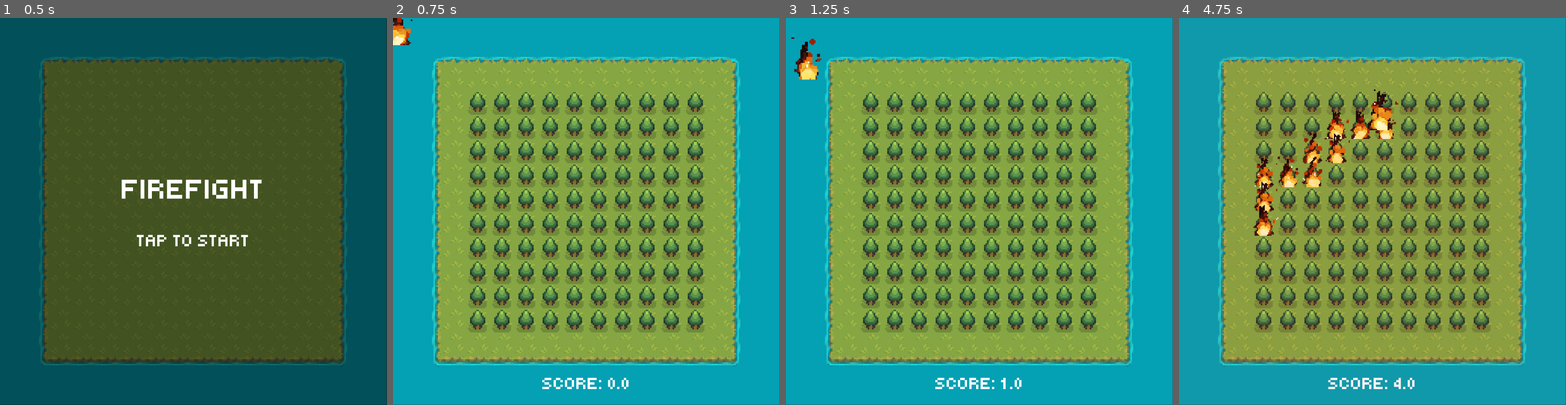
Above: before the commit, frames 1-4 (left to right).
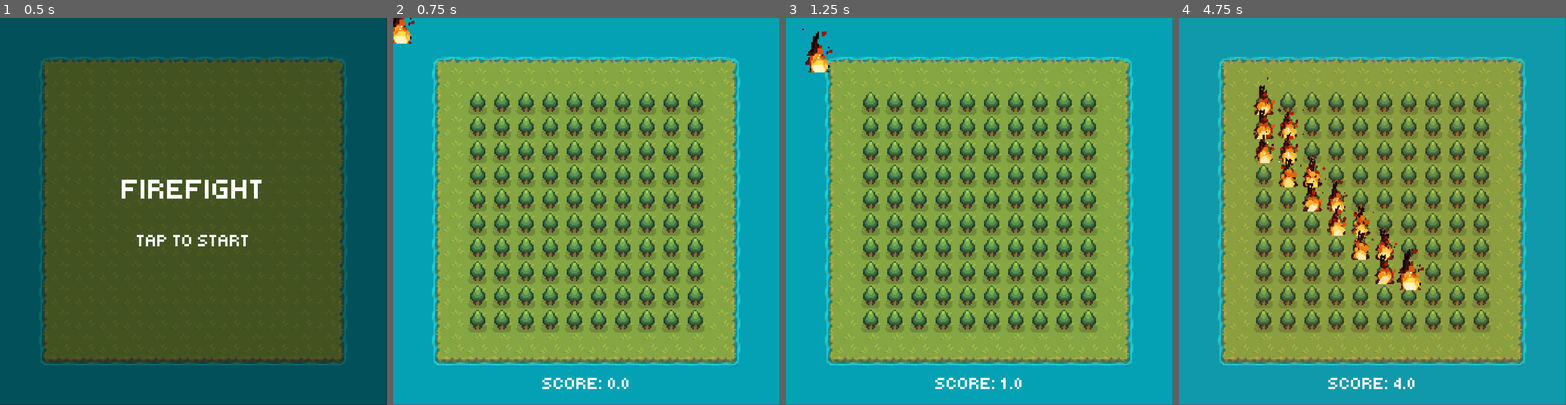
Above: after the commit, the same moments.

Repository: ImAvafe/godot-firefight
Game: Godot game, scene res://scenes/main/main.tscn
Two runs of this game, one before a commit and one after it. Both use one fixed random seed, a clock stepped at 60 frames per second and the inputs below.
Inputs (mouse positions are in pixels of both pictures, inside the frame that each line leads up to):
- Up to frame 1 (0.5 s): no input
- Up to frame 2 (0.75 s): tap Enter at 0.5 s; move the mouse to (671, 192) at 0.52 s; click (671, 192) at 0.6 s
- Up to frame 3 (1.25 s): no input
- Up to frame 4 (4.75 s): move the mouse to (1287, 126) at 1.27 s; click (1287, 126) at 1.35 s; move the mouse to (1287, 149) at 2.02 s; click (1287, 149) at 2.1 s; move the mouse to (1287, 176) at 2.77 s; click (1287, 176) at 2.85 s; move the mouse to (1287, 199) at 3.52 s; click (1287, 199) at 3.6 s; move the mouse to (1287, 223) at 4.27 s; click (1287, 223) at 4.35 s

Frame 1 is identical in both runs. In frame 2, 0.2% of the frame differs, in the area x 0-6%, y 0-8%; in frame 3, 0.7%; in frame 4, 5.5%, in the area x 19-64%, y 15-71%.

Commit message:
Refactor code

Diff:
--- a/scenes/fireball/fireball.gd
+++ b/scenes/fireball/fireball.gd
@@ -1,33 +1,35 @@
 extends Area2D
 
+# Tree target
 @export var target: Node2D:
+	# Chase when set
 	set(value):
 		target = value
 		chase_target()
 
+# Speed of movement
 @export var speed = 1
 
+# Signals for external scripts
 signal hit_target
 signal hit_tree
 
-
-func _ready():
-	area_entered.connect(func(node):
-		hit_tree.emit(node)
-	)
-
-
-func _enter_tree():
-	$AnimatedSprite2D.play()
-
-
+# Move towards target
 func chase_target():
 	var tree_size = target.find_child("Sprite2D").get_rect().size
 	var target_position = target.position - Vector2(0, tree_size.y)
 
 	var tween = create_tween()
+
 	tween.tween_property($".", "position", target_position, ((target_position - position).length() / (200 * speed)))
 	tween.tween_callback(func():
 		hit_target.emit(target)
 	)
+
 	tween.play()
+
+# Runs on scene initialization
+func _ready():
+	area_entered.connect(func(node):
+		hit_tree.emit(node)
+	)
--- a/scenes/main/main.gd
+++ b/scenes/main/main.gd
@@ -1,109 +1,114 @@
 extends Node
 
+# Import fireball scene
 const fireball = preload("res://scenes/fireball/fireball.tscn")
 
+# Variable exports
 var game_active = false
 var game_over = false
 var game_started = 0
-var level = 0
 var fireball_instance
 
+# Spawns and handles a new fireball
+func spawn_fireball():
+	if is_instance_valid(fireball_instance):
+		fireball_instance.queue_free()
 
+	fireball_instance = fireball.instantiate()
+
+	# Parents fireball under main
+	add_child(fireball_instance)
+
+	# Burns trees on touch
+	fireball_instance.hit_tree.connect(func(tree):
+		if !is_instance_valid(tree):
+			tree = null
+
+		tree.burning = true
+	)
+
+	# Switches tree target when reached
+	fireball_instance.hit_target.connect(func(target):
+		get_tree().create_timer(0.1).timeout.connect(func():
+			var pure_trees = $Map.get_trees(func(child):
+					if child.burning:
+						return false
+					elif target and child == target:
+						return false
+						else:
+							return true
+			)
+
+			if pure_trees.size() >= 1:
+				var new_target = pure_trees.pick_random()
+
+				if is_instance_valid(fireball_instance):
+					fireball_instance.target = new_target
+				)
+		)
+
+# Starts a new game
+func start_game():
+	game_active = true
+	game_over = false
+	game_started = Time.get_unix_time_from_system()
+
+	$TitleScreen.hide()
+	$GameOverScreen.hide()
+	$Map/Score.show()
+
+	$Map.despawn_trees()
+	$Map.spawn_trees()
+
+	spawn_fireball()
+
+	fireball_instance.target = $Map.get_trees().pick_random()
+
+# Shows game over screen and score
+func end_game():
+	game_active = false
+	game_over = true
+
+	fireball_instance.queue_free()
+
+	$GameOverScreen/VBoxContainer/Score.text = "SCORE: " + str(round(Time.get_unix_time_from_system() - game_started))
+	$GameOverScreen.show()
+	$GameOverScreen/GameOverSound.play()
+	$Map/Score.hide()
+
+# Resets game data and assets
+func reset_game():
+	game_over = false
+	game_active = false
+
+	$Map.despawn_trees()
+
+	$TitleScreen.show()
+	$GameOverScreen.hide()
+	$GameOverScreen/GameOverSound.stop()
+
+# Runs every frame
 func _process(_delta: float):
-  if is_instance_valid(fireball_instance):
-    var speed: float = 1 + (log(Time.get_unix_time_from_system() - game_started) / 2)
-    $Map/ColorRect.color = Color(255, 0, 0, clamp((speed - 1) / 15, 0, 0.3))
-    $Map/Score.text = "SCORE: " + str(round(Time.get_unix_time_from_system() - game_started))
-    fireball_instance.speed = speed
+	# Speeds up fireball and increases score
+	if is_instance_valid(fireball_instance):
+		var speed: float = 1 + (log(Time.get_unix_time_from_system() - game_started) / 2)
 
-  if Input.is_action_just_pressed("start_game"):
-    if game_over:
-      reset_game()
-    elif not game_active:
-      start_game()
+		$Map/ColorRect.color = Color(255, 0, 0, clamp((speed - 1) / 15, 0, 0.3))
+		$Map/Score.text = "SCORE: " + str(round(Time.get_unix_time_from_system() - game_started))
+		fireball_instance.speed = speed
 
-  if game_active:
-    var pure_trees = $Map.get_trees(func(child):
-      return not child.burning
-    )
+	# Handles game deployment
+	if Input.is_action_just_pressed("start_game"):
+		if game_over:
+			reset_game()
+		elif not game_active:
+			start_game()
 
-    if pure_trees.size() == 0:
-      end_game()
+	# Ends game if all trees are burnt
+	if game_active:
+		var pure_trees = $Map.get_trees(func(child):
+			return not child.burning
+		)
 
-
-func start_game():
-  game_active = true
-  game_over = false
-  game_started = Time.get_unix_time_from_system()
-  level = 0
-
-  $TitleScreen.hide()
-  $GameOverScreen.hide()
-  $Map/Score.show()
-
-  new_level()
-
-
-func end_game():
-  game_active = false
-  game_over = true
-
-  fireball_instance.queue_free()
-
-  $GameOverScreen/VBoxContainer/Score.text = "SCORE: " + str(round(Time.get_unix_time_from_system() - game_started))
-  $GameOverScreen.show()
-  $GameOverScreen/GameOverSound.play()
-  $Map/Score.hide()
-
-
-func reset_game():
-  game_over = false
-  game_active = false
-
-  $Map.despawn_trees()
-
-  $TitleScreen.show()
-  $GameOverScreen.hide()
-  $GameOverScreen/GameOverSound.stop()
-
-
-func new_level():
-  level += 1
-
-  $Map.despawn_trees()
-  $Map.spawn_trees()
-
-  if is_instance_valid(fireball_instance):
-    fireball_instance.queue_free()
-
-  fireball_instance = fireball.instantiate()
-
-  add_child(fireball_instance)
-
-  fireball_instance.hit_tree.connect(func(tree):
-    if !is_instance_valid(tree):
-      tree = null
-
-    tree.burning = true
-  )
-
-  fireball_instance.hit_target.connect(func(target):
-    get_tree().create_timer(0.1).timeout.connect(func():
-      var pure_trees = $Map.get_trees(func(child):
-        if child.burning:
-          return false
-        elif target and child == target:
-          return false
-        else:
-          return true
-      )
-
-      if pure_trees.size() >= 1:
-        var new_target = pure_trees.pick_random()
-
-        if is_instance_valid(fireball_instance):
-          fireball_instance.target = new_target
-    )
-  )
-
-  fireball_instance.target = $Map.get_trees().pick_random()
+		if pure_trees.size() == 0:
+			end_game()
--- a/scenes/map/map.gd
+++ b/scenes/map/map.gd
@@ -1,16 +1,9 @@
 extends Node
 
+# Import tree scene
 const tree = preload("res://scenes/tree/tree.tscn")
 
-
-func _ready() -> void:
-	$TreesSpawners.hide()
-
-
-func _process(_delta: float) -> void:
-	pass
-
-
+# Spawn in tree grid across tilemap
 func spawn_trees():
 	for pos in $TreesSpawners.get_used_cells():
 		var global_pos = $TreesSpawners.map_to_local(pos)
@@ -19,12 +12,12 @@
 		tree_instance.position = global_pos
 		$Trees.add_child(tree_instance)
 
-
+# Despawn all trees
 func despawn_trees():
 	for tree_instance in get_trees():
 		tree_instance.queue_free()
 
-
+# Return an array of spawned trees
 func get_trees(predicate: Callable = func(child: Node): return is_instance_valid(child)):
 	var trees = []
 
@@ -33,3 +26,11 @@
 				trees.append(child)
 
 	return trees
+
+# Runs every frame
+func _process(_delta: float) -> void:
+	pass
+
+# Runs on initialization
+func _ready() -> void:
+	$TreesSpawners.hide()
--- a/scenes/tree/tree.gd
+++ b/scenes/tree/tree.gd
@@ -1,47 +1,35 @@
 extends Area2D
 
+# Unix time when last extinguished
 var last_extinguished = 0
 
+# Burning variable
 @export var burning: bool:
+	# React on change
 	set(value):
 		burning = value
 		update_burning()
 
+# Declares extinguished variable
 @export var extinguished := false:
+	# React on change
 	set(value):
+		# If the tree has extinguished, despawn it
 		if value and ((Time.get_unix_time_from_system() - last_extinguished) < 0.25):
 			perish()
 			return
 
 		last_extinguished = Time.get_unix_time_from_system()
 
+		# Trigger audiovisual updates
 		extinguished = value
 		burning = false
 		update_extinguished()
 
-
+# Signal to external scripts that tree is about to despawn
 signal perishing
 
-
-func _ready() -> void:
-	$BurnTimer.timeout.connect(func():
-		perish()
-	)
-
-	mouse_entered.connect(func():
-		if burning:
-			extinguished = true
-	)
-
-	$Sprite2D/Water.animation_finished.connect(func():
-		$Sprite2D/Water.hide()
-	)
-
-
-func _process(_delta: float) -> void:
-	pass
-
-
+# Matches fire audiovisuals to burning state
 func update_burning():
 	$Sprite2D/Fire.visible = burning
 
@@ -54,7 +42,7 @@
 		$BurnTimer.stop()
 		$Sprite2D/Fire.stop()
 
-
+# Matches water audiovisuals to extinguished state
 func update_extinguished():
 	if extinguished:
 		$SizzleSound.play()
@@ -73,7 +61,7 @@
 		$Sprite2D/Water.stop()
 		$Sprite2D/Water.hide()
 
-
+# Displays smoke
 func smoke():
 	$Sprite2D/Smoke.show()
 	$Sprite2D/Smoke.play()
@@ -86,17 +74,39 @@
 
 	return timer
 
-
+# Despawns tree
 func perish():
 	perishing.emit()
 
 	burning = false
 
+	# After smoke subsides, animate tree death and despawn it
 	smoke().timeout.connect(func():
 		var tween = get_tree().create_tween()
+
 		tween.tween_property($Sprite2D, "scale", Vector2.ZERO, 0.1)
 		tween.tween_callback(func():
 			queue_free()
 		)
+
 		tween.play()
 	)
+
+# Runs every frame
+func _process(_delta: float) -> void:
+	pass
+
+# Runs on initialization
+func _ready() -> void:
+	$BurnTimer.timeout.connect(func():
+		perish()
+	)
+
+	mouse_entered.connect(func():
+		if burning:
+			extinguished = true
+	)
+
+	$Sprite2D/Water.animation_finished.connect(func():
+		$Sprite2D/Water.hide()
+	)
